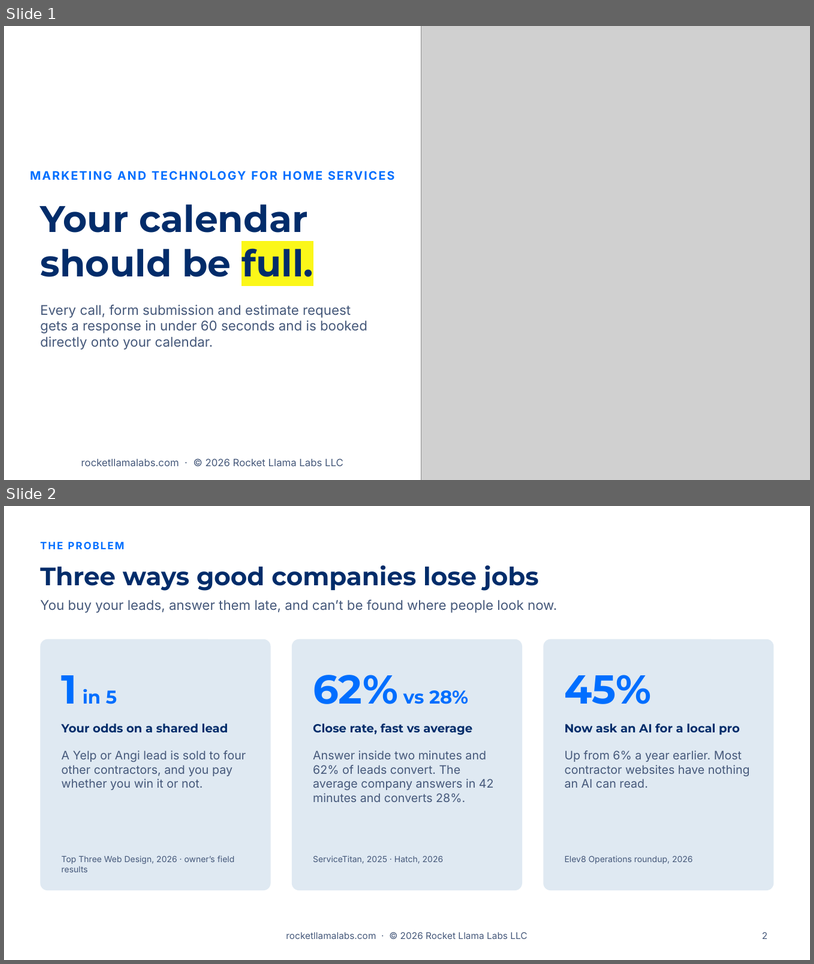
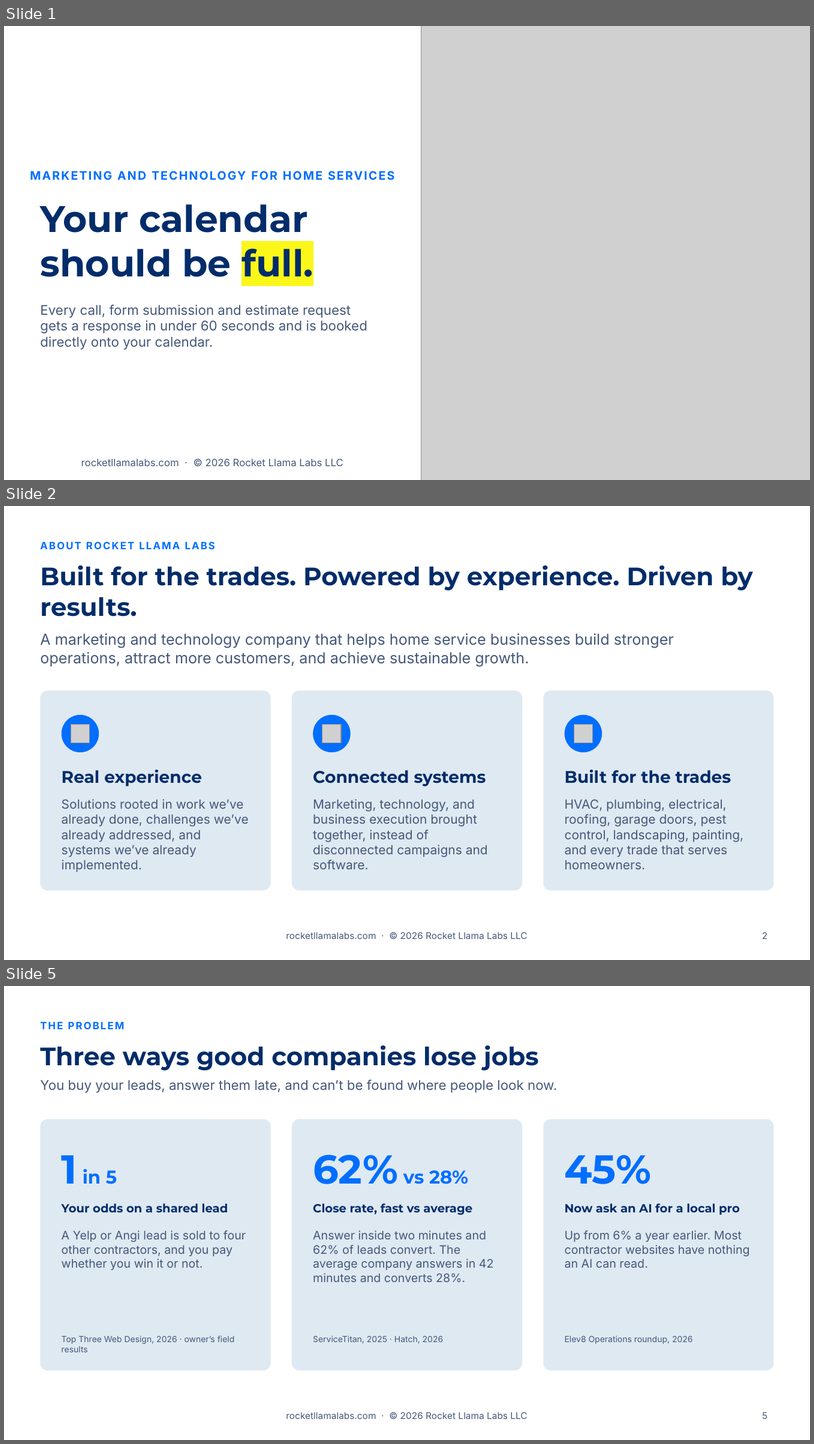
Before and after one commit to RocketLlamaLabs/rocketllama-website, a slide deck: public/slides/v1/rocket-llama-labs-sales-presentation-v1.pptx. Shown one above the other, each under a label of ours: slides 1 and 2 before the commit, slides 1, 2 and 5 after it; the slides between them are not shown. The pictures are 814x964 and 814x1444 pixels, drawn with LibreOffice and Linux fonts; fonts in the diff are those of the drawing; grey boxes stand for pictures; background and template pictures are left out. Boxes give left, top, right and bottom in pixels: in the first picture for what was removed or moved away, otherwise in the second. Text is boxed around its words. In the diff, an @@ line names an element or a change of style, - is before the commit and + after.

```diff
--- a/public/slides/v1/rocket-llama-labs-sales-presentation-v1.pptx
+++ b/public/slides/v1/rocket-llama-labs-sales-presentation-v1.pptx
@@ slide 2 added at bbox=[4, 506, 810, 960], background #FFFFFF; not listed: 1 template element that a slide beside it also shows @@
@@ text added at bbox=[40, 541, 215, 549], 12 pt, text #006EFF, bold @@
+ABOUT ROCKET LLAMA LABS
@@ title added at bbox=[40, 565, 753, 591], 30 pt, text #022C6A, bold @@
+Built for the trades. Powered by experience. Driven by results.
@@ text added at bbox=[40, 633, 674, 666], 18 pt, text #45587A @@
+A marketing and technology company that helps home service businesses build stronger operations, attract more customers, and achieve sustainable growth.
@@ rounded rectangle added at bbox=[40, 691, 271, 890], fill #DFE9F2 @@
@@ rounded rectangle added at bbox=[292, 691, 522, 890], fill #DFE9F2 @@
@@ rounded rectangle added at bbox=[543, 691, 774, 890], fill #DFE9F2 @@
@@ ellipse added at bbox=[62, 715, 99, 752], fill #006EFF @@
@@ ellipse added at bbox=[313, 715, 351, 752], fill #006EFF @@
@@ ellipse added at bbox=[565, 715, 602, 752], fill #006EFF @@
@@ picture added at bbox=[71, 724, 89, 742] @@
@@ picture added at bbox=[323, 724, 342, 742] @@
@@ picture added at bbox=[575, 724, 593, 742] @@
@@ text added at bbox=[62, 769, 202, 786], 20 pt, text #022C6A, bold @@
+Real experience
@@ text added at bbox=[313, 770, 486, 786], 20 pt, text #022C6A, bold @@
+Connected systems
@@ text added at bbox=[565, 769, 732, 783], 20 pt, text #022C6A, bold @@
+Built for the trades
@@ text added at bbox=[62, 799, 249, 872], 15 pt, text #45587A @@
+Solutions rooted in work we’ve already done, challenges we’ve already addressed, and systems we’ve already implemented.
@@ text added at bbox=[313, 799, 488, 869], 15 pt, text #45587A @@
+Marketing, technology, and business execution brought together, instead of disconnected campaigns and software.
@@ text added at bbox=[565, 799, 744, 869], 15 pt, text #45587A @@
+HVAC, plumbing, electrical, roofing, garage doors, pest control, landscaping, painting, and every trade that serves homeowners.
@@ page number added at bbox=[762, 931, 768, 939], 11 pt, text #45587A @@
+2
@@ what was slide 2 is now slide 5 @@
@@ page number at bbox=[762, 1412, 768, 1419]: text changed @@
-2
+5
```
Also in this commit, not shown: 2 other slides added, 16 other files.
